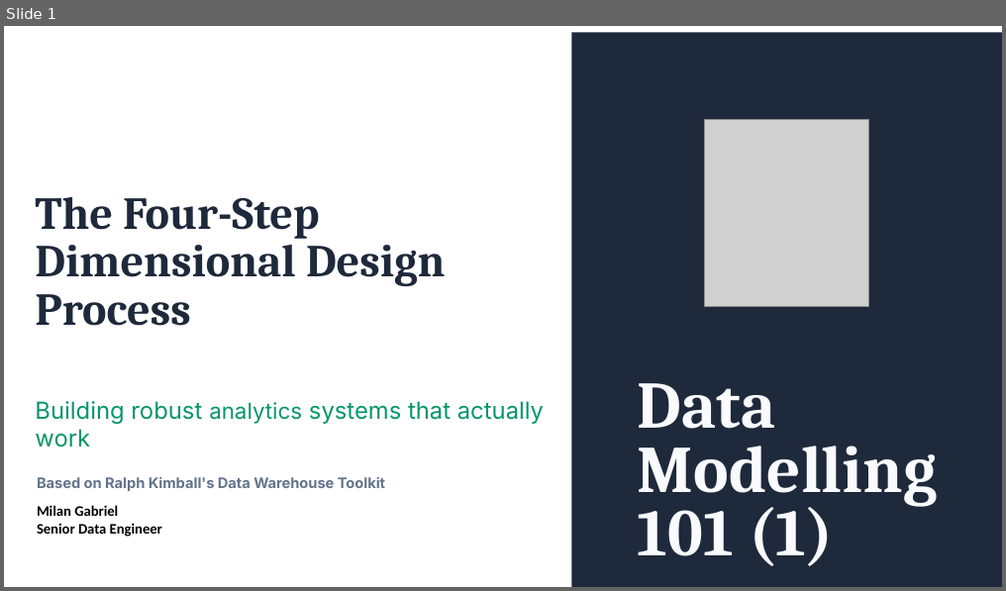
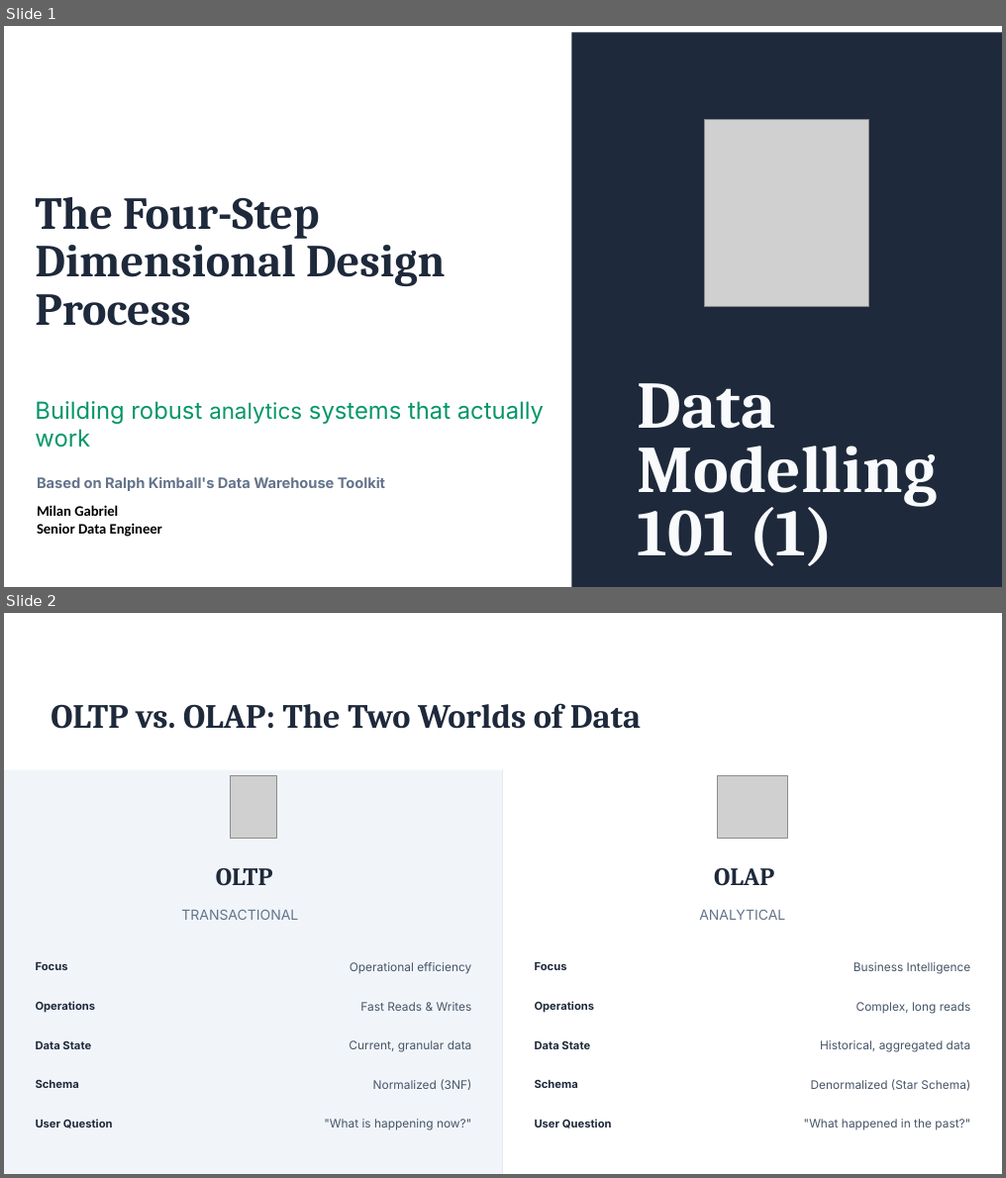
Before and after one commit to the1onwrongway/the1onwrongway.github.io, a slide deck: Files/Data_Modelling_101/PPTs/Four-Step Dimensional Design Process_Data_Modelling_101.pptx. Shown one above the other, each under a label of ours: slide 1 before the commit, slides 1 and 2 after it. The pictures are 1006x591 and 1006x1178 pixels, drawn with LibreOffice and Linux fonts; fonts in the diff are those of the drawing; grey boxes stand for pictures; background and template pictures are left out. Boxes give left, top, right and bottom in pixels: in the first picture for what was removed or moved away, otherwise in the second. Text is boxed around its words. In the diff, an @@ line names an element or a change of style, - is before the commit and + after.

```diff
--- a/Files/Data_Modelling_101/PPTs/Four-Step Dimensional Design Process_Data_Modelling_101.pptx
+++ b/Files/Data_Modelling_101/PPTs/Four-Step Dimensional Design Process_Data_Modelling_101.pptx
@@ slide 2 added at [4,613,1002,1174], background picture (left out) @@
@@ text added at [51,703,641,729], 24.5 pt, text #1E293B, bold @@
+OLTP vs. OLAP: The Two Worlds of Data
@@ rectangle added at [4,769,504,1173], fill #F1F5F9 @@
@@ picture added at [231,775,277,838] @@
@@ rectangle added at [502,769,504,1173], fill #E2E8F0 @@
@@ rectangle added at [503,769,1002,1173], fill #FFFFFF @@
@@ picture added at [718,775,787,838] @@
@@ text added at [216,868,273,886], 18 pt, text #1E293B, bold @@
+OLTP
@@ ellipse added at [476,867,529,920], fill #1E293B, outline #F8FAFC 2.16 pt @@
@@ text added at [476,867,529,920], 12 pt, text #F8FAFC, bold @@
+VS
@@ text added at [714,868,774,886], 18 pt, text #1E293B, bold @@
+OLAP
@@ text added at [699,909,785,920], 10 pt, text #64748B @@
+ANALYTICAL
@@ text added at [181,910,298,920], 10 pt, text #64748B @@
+TRANSACTIONAL
@@ text added at [36,962,68,970], 8 pt, text #1E293B, bold @@
+Focus
@@ text added at [350,962,471,974], 8.5 pt, text #475569 @@
+Operational efficiency
@@ text added at [535,962,567,970], 8 pt, text #1E293B, bold @@
+Focus
@@ text added at [853,962,971,974], 8.5 pt, text #475569 @@
+Business Intelligence
@@ text added at [36,1001,96,1013], 8 pt, text #1E293B, bold @@
+Operations
@@ text added at [360,1002,472,1011], 8.5 pt, text #475569 @@
+Fast Reads & Writes
@@ text added at [535,1001,595,1013], 8 pt, text #1E293B, bold @@
+Operations
@@ text added at [856,1002,971,1014], 8.5 pt, text #475569 @@
+Complex, long reads
@@ text added at [36,1042,91,1050], 8 pt, text #1E293B, bold @@
+Data State
@@ text added at [349,1041,472,1053], 8.5 pt, text #475569 @@
+Current, granular data
@@ text added at [535,1042,590,1050], 8 pt, text #1E293B, bold @@
+Data State
@@ text added at [820,1041,971,1053], 8.5 pt, text #475569 @@
+Historical, aggregated data
@@ text added at [36,1079,79,1088], 8 pt, text #1E293B, bold @@
+Schema
@@ text added at [373,1079,471,1090], 8.5 pt, text #475569 @@
+Normalized (3NF)
@@ text added at [535,1079,578,1088], 8 pt, text #1E293B, bold @@
+Schema
@@ text added at [811,1079,970,1091], 8.5 pt, text #475569 @@
+Denormalized (Star Schema)
@@ text added at [36,1119,113,1129], 8 pt, text #1E293B, bold @@
+User Question
@@ text added at [324,1119,471,1131], 8.5 pt, text #475569 @@
+"What is happening now?"
@@ text added at [535,1119,612,1129], 8 pt, text #1E293B, bold @@
+User Question
@@ text added at [804,1119,970,1131], 8.5 pt, text #475569 @@
+"What happened in the past?"
```
Also in this commit, not shown: 1 slide changed, 3 other files.
